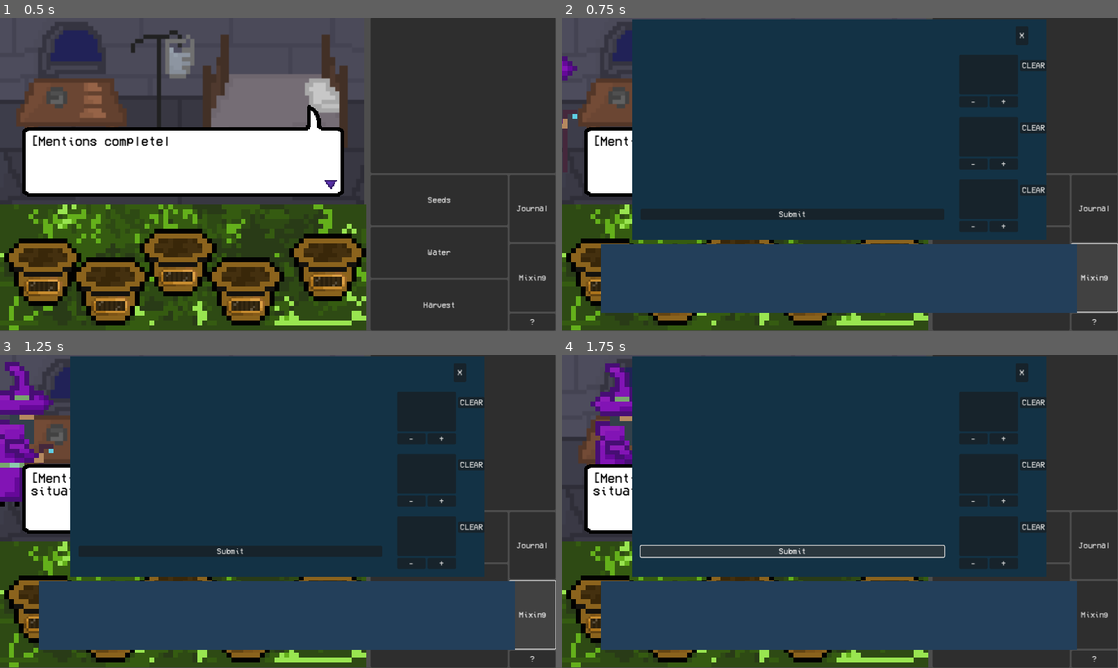
Above: before the commit, frames 1-4 (two rows, left to right).
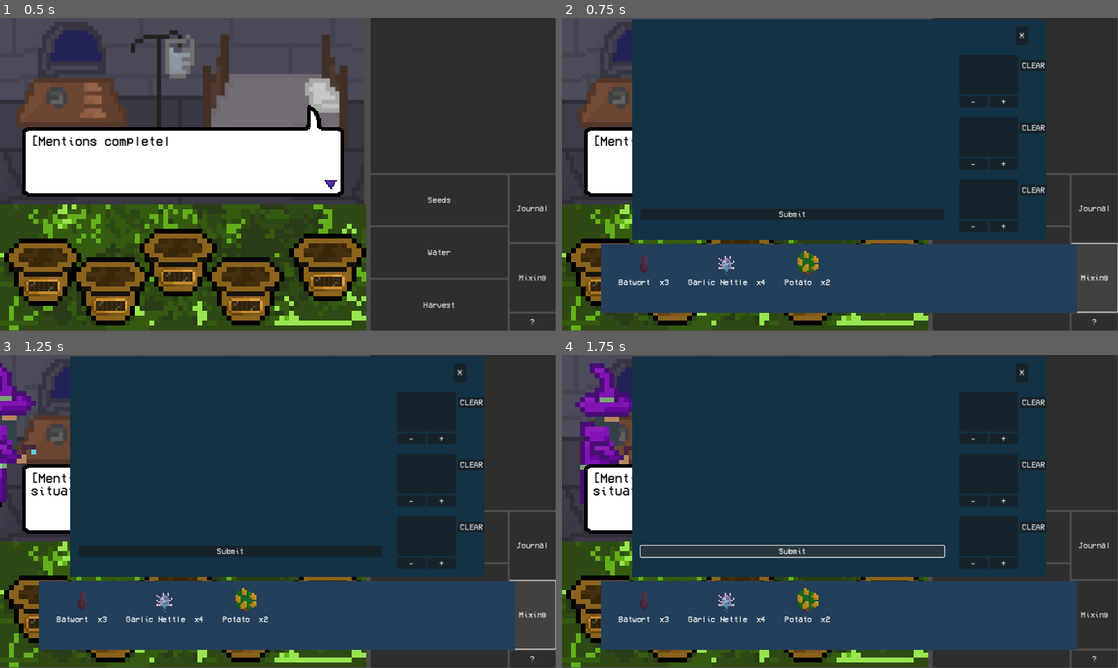
Above: after the commit, the same moments.

Repository: Chasmessian/Shadow-Alchemy
Game: Godot game, scene res://world.tscn
Same seed, same stepped clock (60 frames per second), same inputs: the game is played once before the commit and once after it.
Inputs:
- Up to frame 1 (0.5 s): no input
- Up to frame 2 (0.75 s): click "Mixing" at 0.5 s
- Up to frame 3 (1.25 s): no input
- Up to frame 4 (1.75 s): click "Submit" at 1.25 s

Frame 1 is identical in both runs. In frame 2, 0.8% of the frame differs, in the area x 0-49%, y 12-86%; in frame 3, 2.9%, in the area x 0-49%, y 2-86%; in frame 4, 2.9%.

Commit message:
new patients load

Diff:
--- a/UI/MainScene/viewPortPatient.gd
+++ b/UI/MainScene/viewPortPatient.gd
@@ -20,12 +20,12 @@
 	if(walking):
 		timeSpentWalking += delta
 func _process(delta):
-	#print(position)
+	print(position)
 	if(walking):
 		position.x += (walkingTo.x-startPos.x)*(delta/timeToWalk)
 		position.y += (walkingTo.y-startPos.y)*(delta/timeToWalk)
 		position.y += sin(timeSpentWalking*10) * bounce
-		if(position.x >= walkingTo.x * 0.99  and position.x <= walkingTo.x * 1.01):
+		if(timeSpentWalking>=timeToWalk):
 			position = walkingTo
 			walking = false
 			timeSpentWalking = 0
--- a/UI/MainScene/viewport.gd
+++ b/UI/MainScene/viewport.gd
@@ -2,6 +2,7 @@
 extends Control
 static var instance = null
 var patient : viewport_patient = null
+signal arrived
 func _init():
 	if(instance==null):
 		instance = self
@@ -16,12 +17,15 @@
 	#patient.flip()
 	patient.walkTo(get_node("Leave").position, 5)
 	patient.flipAtEnd = true
-	pass
+	patient.arrived.connect(func():
+		arrived.emit()
+		print("ARRIVED"))
 func _ready():
 	patient = get_node("Patient")
-	print(patient)
-	bringOutPatient(patient)
 
 func loadPatient(p):
 	patient.texture = p.texture
+	patient.position = get_node("Leave").position
+	bringOutPatient(patient)
+
 	#something to do with dialogue
--- a/UI/MixingScene/Mixing.gd
+++ b/UI/MixingScene/Mixing.gd
@@ -11,16 +11,16 @@
 		i.subtracted.connect(slotSubtracted)
 	#testing purposes
 	#
-	#Inventory.add(Batwort, 3)
+	Inventory.add(Batwort, 3)
 	#Inventory.add(BloodRose, 5)
 	#Inventory.add(DragonGrass, 5)
-	#Inventory.add(GarlicNettle, 4)
+	Inventory.add(GarlicNettle, 4)
 	#Inventory.add(GoldWeed,5)
 	#Inventory.add(HarpyTongue,5)
 	#Inventory.add(HobGoblossom,5)
 	#Inventory.add(Iron,5)
 	#Inventory.add(NorthernFang,5)
-	#Inventory.add(Potato,2)
+	Inventory.add(Potato,2)
 	#Inventory.add(ShadowWood,5)
 	#Inventory.add(Silverleaf,5)
 	#
--- a/world.gd
+++ b/world.gd
@@ -29,6 +29,7 @@
 	score += patient.ratePotion(potion)
 	print("SCORE: " + str(score))
 	viewport.instance.patientLeave()
+	viewport.instance.arrived.connect(loadPatient,CONNECT_ONE_SHOT)
 
 
 func loadPatient():
